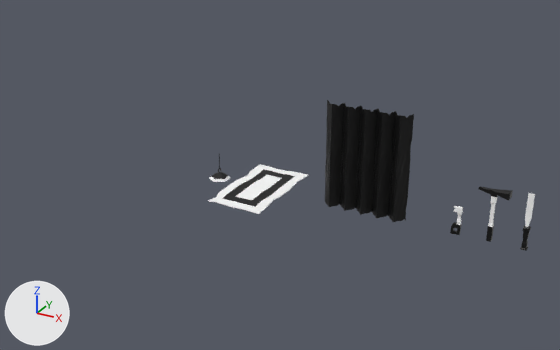
The Blender file NotesOfCitrus/Assets/Blender/MiscObjAssets/assetMisc.blend, before and after one commit.
Before and after are seen from a 50 mm camera at (194.0, -292.0, 155.0) aimed at (31.0, 3.0, 7.0). Arrows for +X, +Y and +Z are at lower left; the lights stay in place.
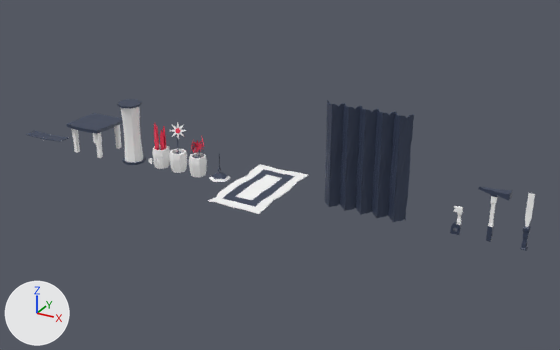
Where the newer file only moved an object's origin or applied its transform, the numbers keep the older frame.

Patch to the scene script:
```diff
--- a/NotesOfCitrus/Assets/Blender/MiscObjAssets/assetMisc.blend.py
+++ b/NotesOfCitrus/Assets/Blender/MiscObjAssets/assetMisc.blend.py
@@ img_colour_png_001 @@
+img_colour_png_001 = load_image('Colour.png.001', '../../Texture/Colour.png', 83, 346, 'sRGB')
@@ mat_material @@
 mat_material = principled_material('Material')
-mat_material.texture = img_colour_png
+mat_material.texture = img_colour_png_001
@@ mat_material_009 @@
 mat_material_009 = principled_material('Material.009')
-mat_material_009.texture = img_colour_png
+mat_material_009.texture = img_colour_png_001
@@ me_cube_011 @@
 me_cube_011.from_pydata(...)  # 1540 vertices, 1520 faces; spans x -6.4..33.4, y -2.4..2.3, z -24.7..24.6
-me_cube_011.materials.append(mat_material_006)  # picture img_colour_png
+me_cube_011.materials.append(mat_material_009)  # picture img_colour_png_001
@@ me_cube @@
+me_cube.from_pydata(...)  # 96 vertices, 86 faces; spans x -9.6..12.2, y -9.7..12.0, z 0.0..16.2
+me_cube.materials.append(mat_material)  # picture img_colour_png_001
@@ me_cylinder_006 @@
+me_cylinder_006.from_pydata(...)  # 88 vertices, 82 faces; spans x -6.7..5.5, y -6.9..5.4, z -0.1..31.6
+me_cylinder_006.materials.append(mat_material)  # picture img_colour_png_001
@@ me_cylinder_005 @@
+me_cylinder_005.from_pydata(...)  # 160 vertices, 118 faces; spans x -5.6..3.5, y -4.4..4.6, z 0.0..25.7
+me_cylinder_005.materials.append(mat_material)  # picture img_colour_png_001
@@ me_cylinder_004 @@
+me_cylinder_004.from_pydata(...)  # 584 vertices, 398 faces; spans x -4.8..4.3, y -4.2..5.0, z 0.0..20.7
+me_cylinder_004.materials.append(mat_material)  # picture img_colour_png_001
@@ me_cylinder @@
+me_cylinder.from_pydata(...)  # 136 vertices, 100 faces; spans x -4.6..4.5, y -4.4..4.7, z 0.0..23.9
+me_cylinder.materials.append(mat_material)  # picture img_colour_png_001
@@ ob_cube_005 @@
+ob_cube_005 = bpy.data.objects.new('Cube.005', me_cube)
+ob_cube_005.location = (-80.0, -0.1, -0.5)
@@ ob_cylinder @@
+ob_cylinder = bpy.data.objects.new('Cylinder', me_cylinder_006)
+ob_cylinder.location = (-53.8, 1.9, -1.8)
@@ ob_vase_002 @@
+ob_vase_002 = bpy.data.objects.new('Vase.002', me_cylinder_005)
+ob_vase_002.location = (-25.8, 2.4, -2.0)
@@ ob_vase_001 @@
+ob_vase_001 = bpy.data.objects.new('Vase.001', me_cylinder_004)
+ob_vase_001.location = (-14.7, 2.2, -2.0)
@@ ob_vase @@
+ob_vase = bpy.data.objects.new('Vase', me_cylinder)
+ob_vase.location = (-37.6, 2.4, -2.0)
```

Where the change shows, as pixel boxes (x1, y1, x2, y2) in the pictures (560 x 350 px):
'Cube.002', surface changed, recoloured (black to blue)
    both: (325, 100, 414, 222)
'Cube', surface changed (black to blue)
    both: (221, 167, 295, 209)
'Cylinder', added
    after: (117, 99, 146, 165)
'Cube.005', added
    after: (67, 113, 123, 158)
'Vase', added
    after: (152, 123, 170, 169)
'Vase.001', added
    after: (189, 136, 207, 177)
'Vase.002', added
    after: (169, 122, 187, 173)
'Cube.003', surface changed (black to blue)
    both: (479, 186, 513, 242)
'Cube.004', surface changed
    both: (520, 224, 531, 251)
'Cube.001', surface changed
    both: (450, 220, 462, 235)
'Light', surface changed
    both: (210, 165, 230, 182)
'VasePiece', now drawn
    after: (154, 158, 159, 166)
